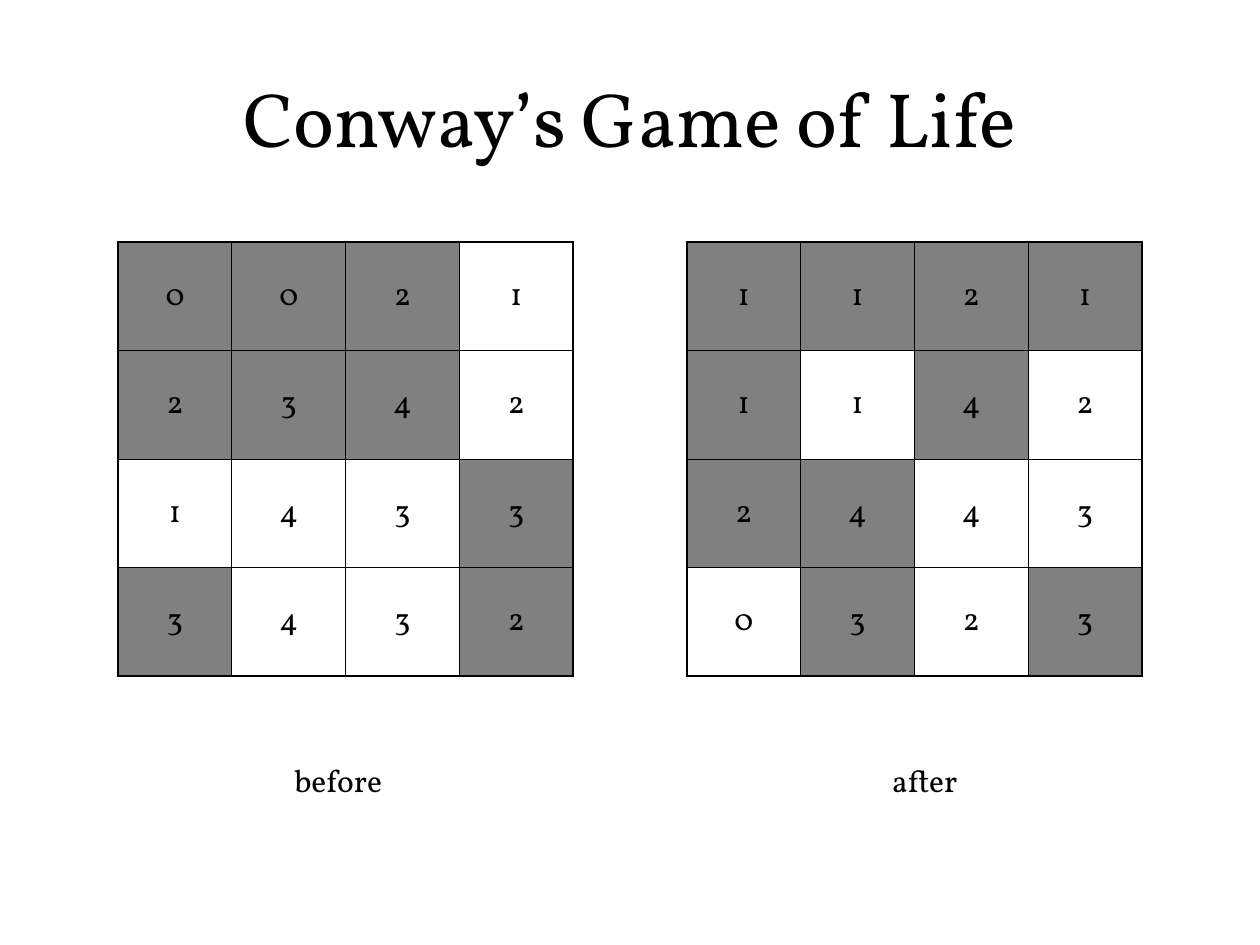
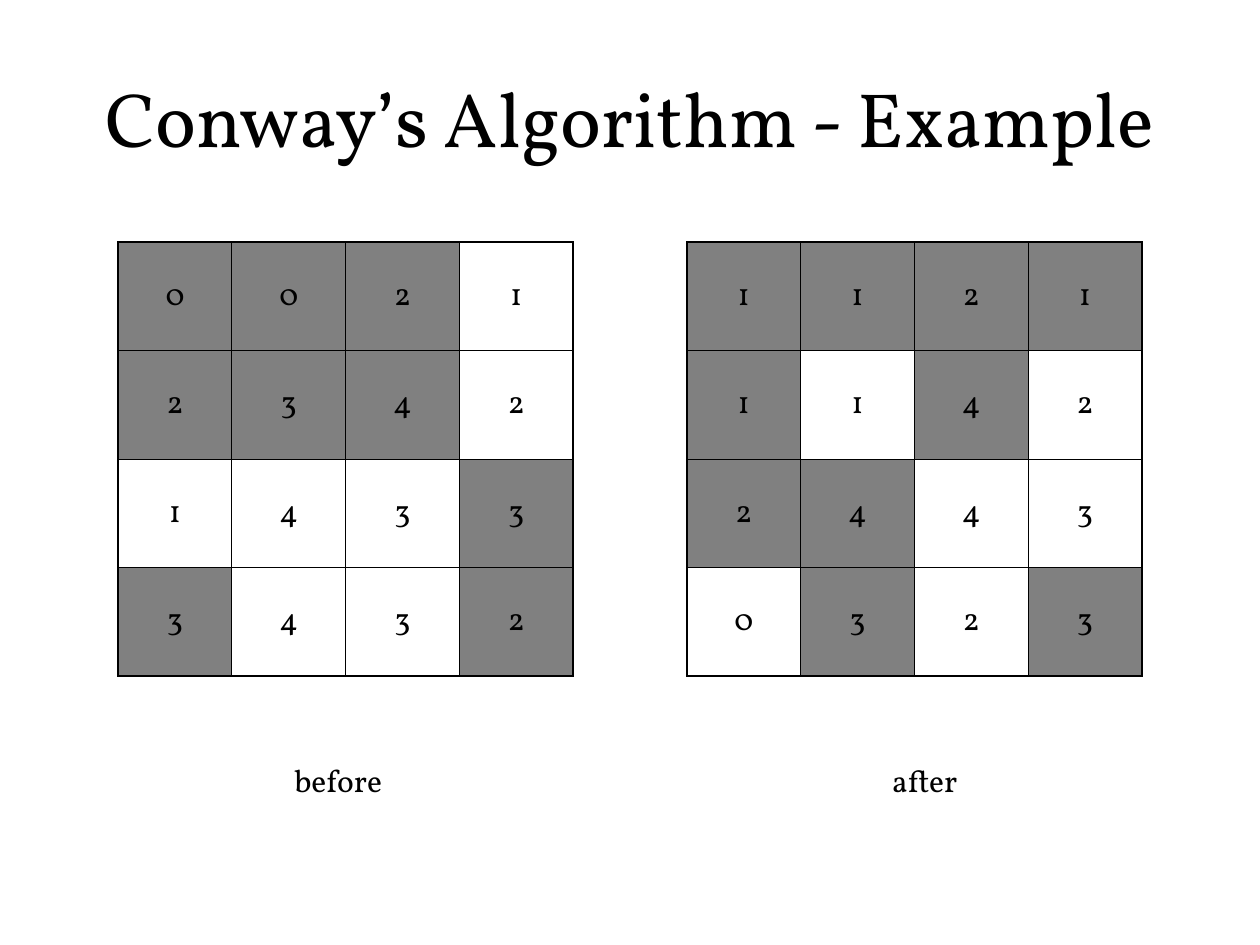
Before and after one commit to blinderm/game-of-life, a slide deck: slide 3 of presentation/CSC213_presentation.pptx. Drawn at 1260x945 pixels with LibreOffice and Linux fonts; fonts in the diff are those of the drawing. Boxes give left, top, right and bottom in pixels: in the first picture for what was removed or moved away, otherwise in the second. Text is boxed around its words. In the diff, an @@ line names an element or a change of style, - is before the commit and + after.

```diff
--- a/presentation/CSC213_presentation.pptx
+++ b/presentation/CSC213_presentation.pptx
@@ text at (105,92,1154,166): text changed @@
-Conway’s Game of Life
+Conway’s Algorithm - Example
```
Also in this commit, not shown: 1 other slide changed.
